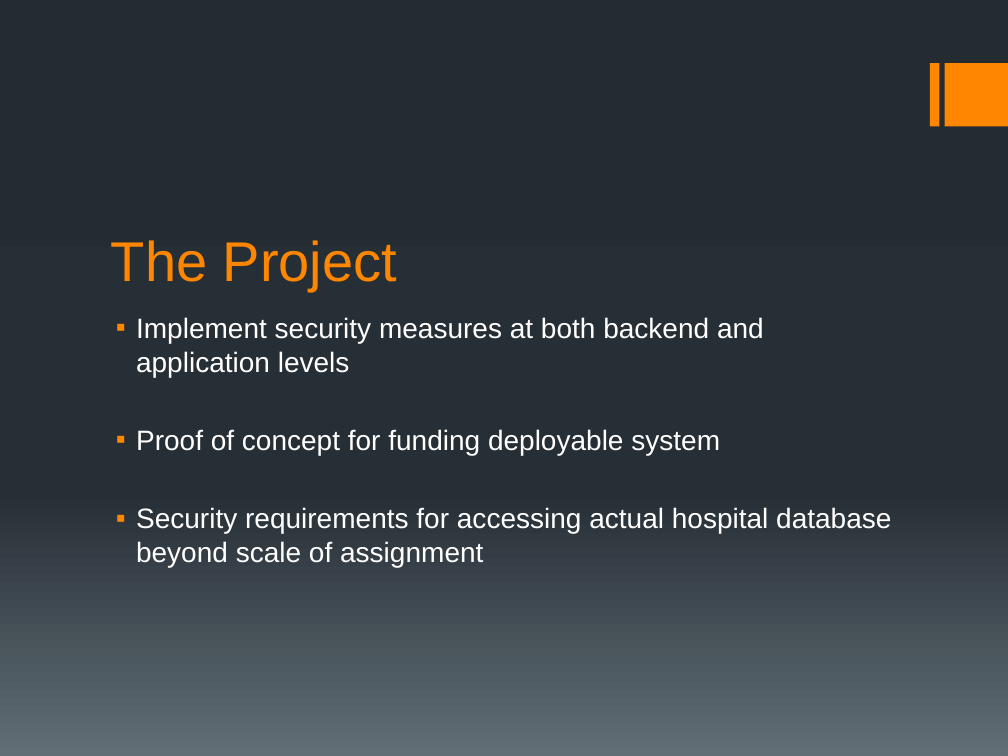
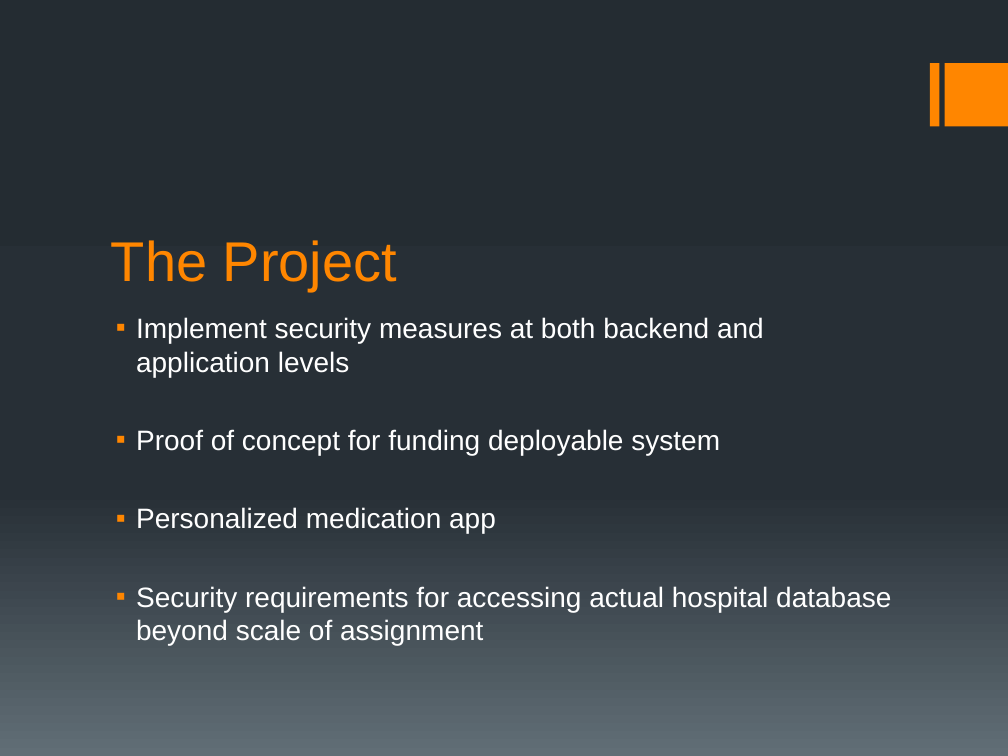
Before and after one commit to ShawnHesch/SAAPI, a slide deck: slide 6 of SAAPI_Walkthrough.pptx. Drawn at 1008x756 pixels with LibreOffice and Linux fonts; fonts in the diff are those of the drawing. Boxes give left, top, right and bottom in pixels: in the first picture for what was removed or moved away, otherwise in the second. Text is boxed around its words. In the diff, an @@ line names an element or a change of style, - is before the commit and + after.

```diff
--- a/SAAPI_Walkthrough.pptx
+++ b/SAAPI_Walkthrough.pptx
@@ text at (136,507,496,533): paragraph added @@
+▪ Personalized medication app
```
Also in this commit, not shown: 5 other slides changed.
